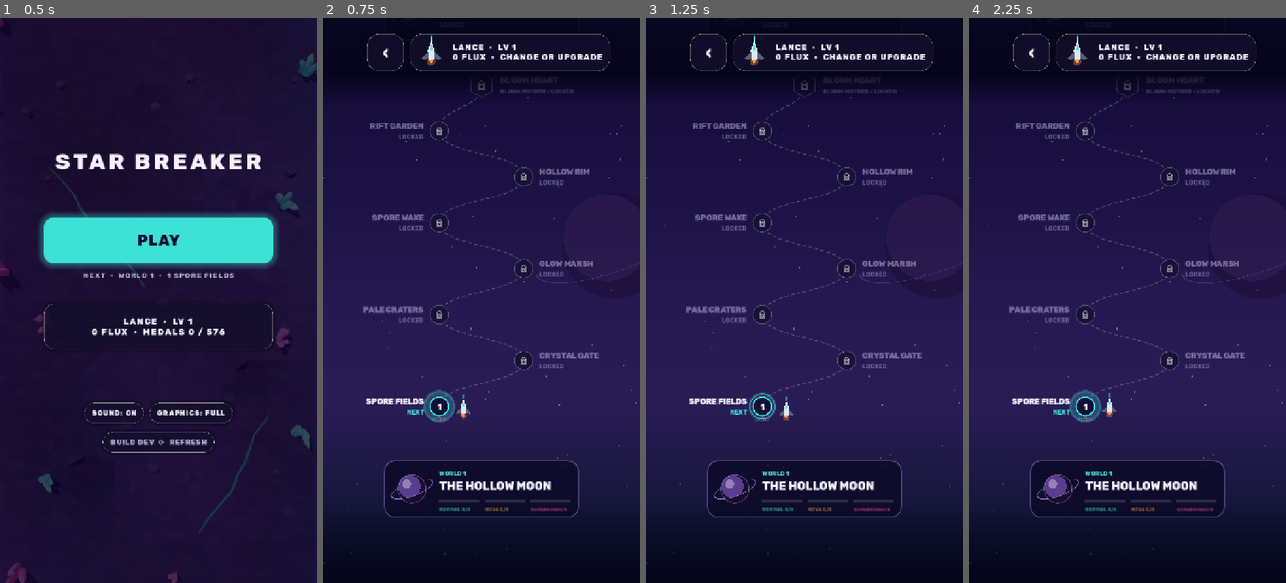
Above: before the commit, frames 1-4 (left to right).
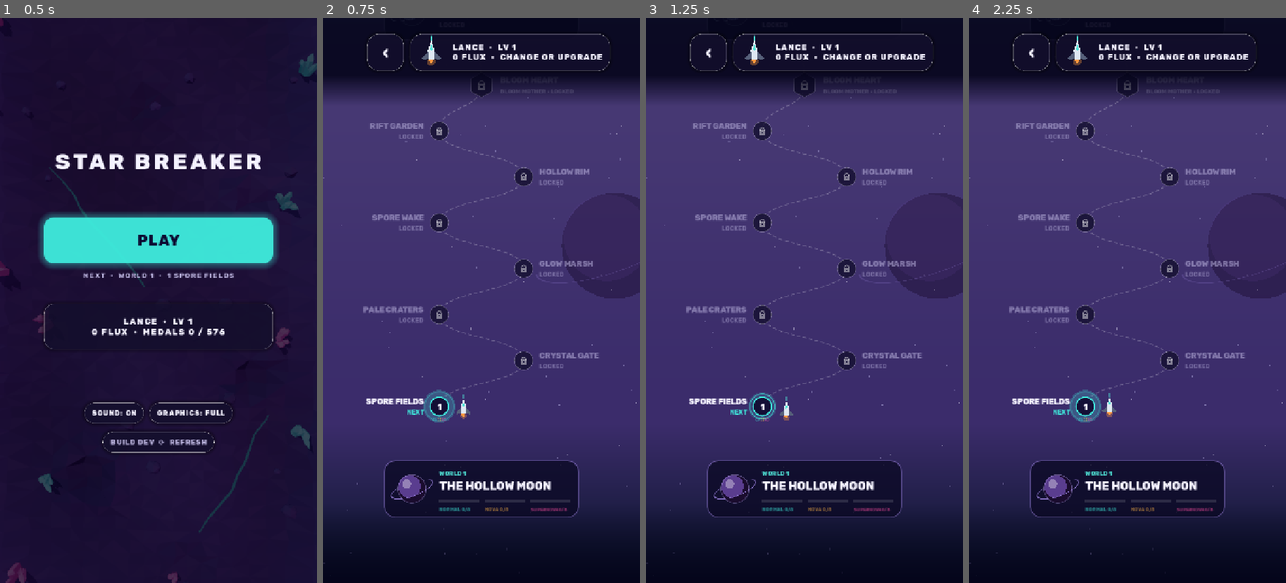
Above: after the commit, the same moments.

Repository: guillaumefont/games
Game: Godot game, scene res://scenes/boot.tscn
Two runs of this game, one before a commit and one after it. Both use one fixed random seed, a clock stepped at 60 frames per second and the inputs below.
Inputs:
- Up to frame 1 (0.5 s): no input
- Up to frame 2 (0.75 s): click "PLAY" at 0.5 s
- Up to frame 3 (1.25 s): no input
- Up to frame 4 (2.25 s): click "‹" at 1.25 s; click "PLAY" at 2 s

Frame 1 is identical in both runs. In frame 2, 43% of the frame differs, in the area x 0-100%, y 12-74%; in frame 3, 43%; in frame 4, 43%.

Commit message:
Star Breaker: level map takes each world's colour across its whole stretch
Each world's sky (pulled towards its ring colour so worlds tell apart) now holds over all eight
of its stages and only changes across the banner into the next world.

Co-Authored-By: Claude Opus 5.5 <noreply@anthropic.com>
Claude-Session: https://claude.ai/code/session_01VxP4fqoLZdDXZUfmgsxLmM

Diff:
--- a/star-breaker/scripts/vmap.gd
+++ b/star-breaker/scripts/vmap.gd
@@ -377,6 +377,12 @@
 
 # ---------- drawing ----------
 
+## World `w`'s colour on the map: its sky, pulled towards its ring colour so worlds tell apart.
+static func world_color(w: int) -> Color:
+	var pal: Dictionary = Worlds.LIST[w].pal
+	return Color(pal.top).lerp(Color(pal.ring), 0.28)
+
+
 ## The sky colour at trail height `u`: each world's colour around its own stretch, blending into
 ## the next world's across the banner between them.
 func sky(u: float) -> Color:
@@ -386,8 +392,11 @@
 		var pal: Dictionary = Worlds.LIST[w].pal
 		var a := stage_u(w * VStage.PER_WORLD)
 		var b := stage_u(w * VStage.PER_WORLD + VStage.PER_WORLD - 1)
-		keys.append([a, Color(pal.top).lerp(Color(pal.ring), 0.12)])
-		keys.append([b, Color(pal.top).lerp(Color(pal.mid), 0.25)])
+		# the world's own colour holds across its whole stretch (a touch lighter at its top) and
+		# only changes across the banner into the next world
+		var col := world_color(w)
+		keys.append([a - STEP * 0.4, col])
+		keys.append([b + STEP * 0.4, col.lightened(0.06)])
 	if u <= keys[0][0]:
 		return Color(Worlds.LIST[0].pal.bot).lerp(keys[0][1], clampf(u / keys[0][0], 0.0, 1.0))
 	for k in keys.size() - 1:
